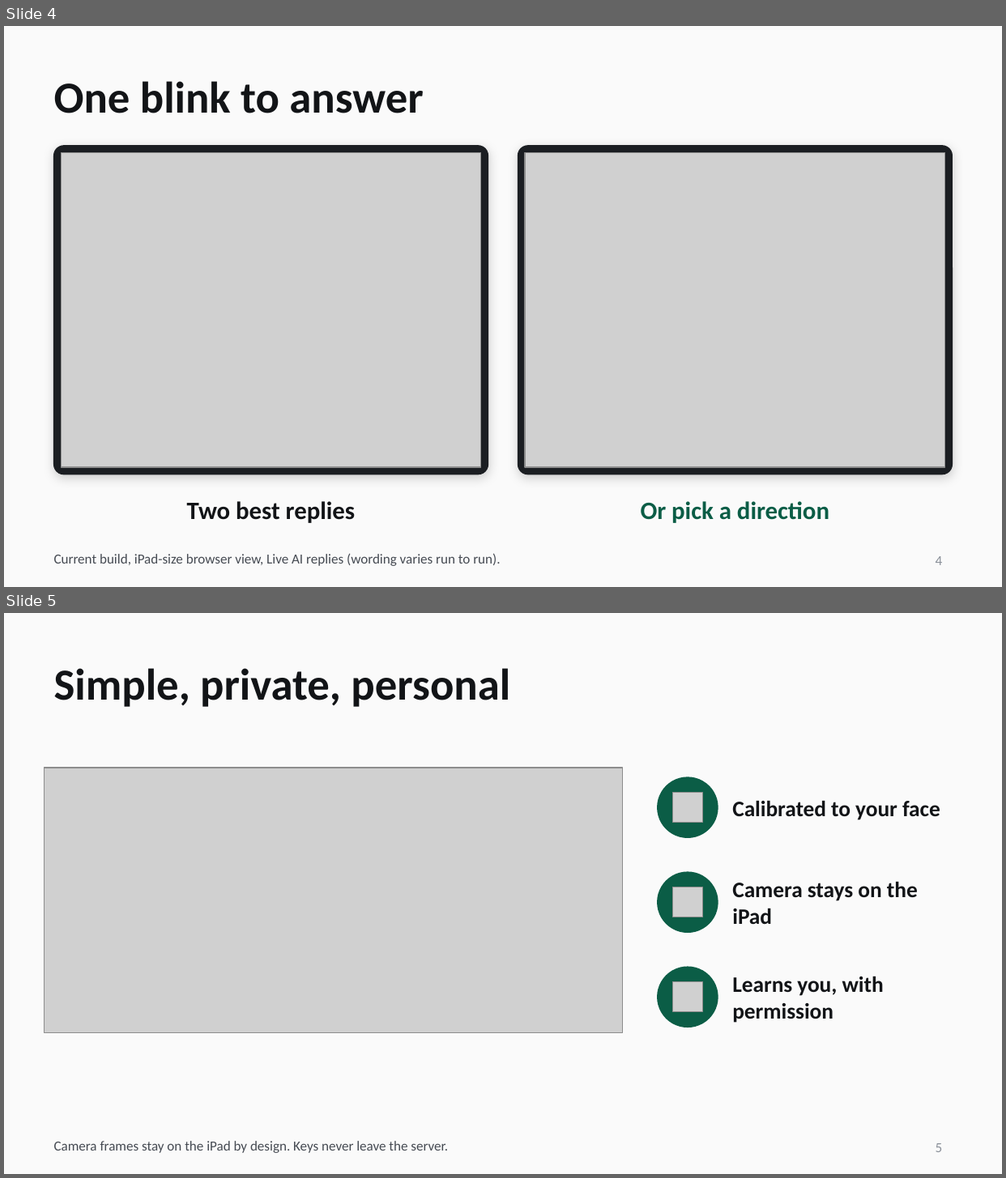
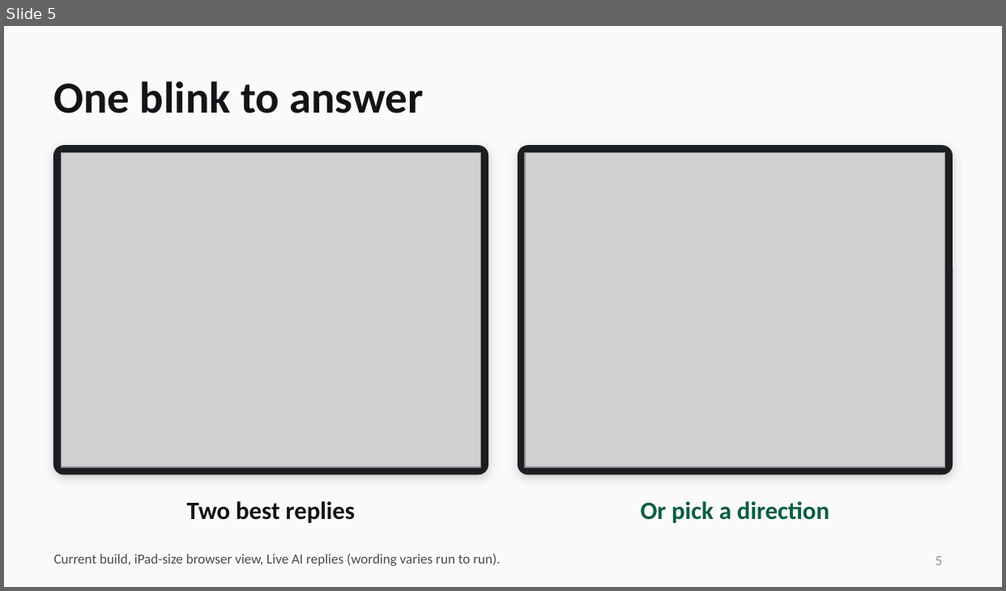
Before and after one commit to LiamHoweth/HACKATHON, a slide deck: docs/deck/final/Still_Here_6.pptx. Shown one above the other, each under a label of ours: slides 4 and 5 before the commit, slide 5 after it. The pictures are 1006x1178 and 1006x591 pixels, drawn with LibreOffice and Linux fonts; fonts in the diff are those of the drawing; grey boxes stand for pictures; background and template pictures are left out. Boxes give left, top, right and bottom in pixels: in the first picture for what was removed or moved away, otherwise in the second. Text is boxed around its words. In the diff, an @@ line names an element or a change of style, - is before the commit and + after.

```diff
--- a/docs/deck/final/Still_Here_6.pptx
+++ b/docs/deck/final/Still_Here_6.pptx
@@ slide 5 removed at (x1=4, y1=613, x2=1002, y2=1174), background #FAFAFA @@
@@ title removed at (x1=54, y1=668, x2=510, y2=707) @@
-Simple, private, personal
@@ picture removed at (x1=44, y1=768, x2=623, y2=1033) @@
@@ ellipse removed at (x1=658, y1=777, x2=718, y2=837) @@
@@ picture removed at (x1=672, y1=793, x2=702, y2=823) @@
@@ text removed at (x1=732, y1=800, x2=940, y2=820) @@
-Calibrated to your face
@@ ellipse removed at (x1=658, y1=872, x2=718, y2=932) @@
@@ picture removed at (x1=672, y1=888, x2=702, y2=918) @@
@@ text removed at (x1=732, y1=881, x2=918, y2=924) @@
-Camera stays on the iPad
@@ ellipse removed at (x1=658, y1=967, x2=718, y2=1027) @@
@@ text removed at (x1=732, y1=976, x2=884, y2=1023) @@
-Learns you, with permission
@@ picture removed at (x1=672, y1=982, x2=702, y2=1012) @@
@@ text removed at (x1=54, y1=1141, x2=448, y2=1153) @@
-Camera frames stay on the iPad by design. Keys never leave the server.
@@ page number removed at (x1=936, y1=1144, x2=943, y2=1152) @@
-5
@@ what was slide 4 is now slide 5 @@
@@ page number at (x1=936, y1=557, x2=943, y2=565): text changed @@
-4
+5
```
Also in this commit, not shown: 1 slide changed, 2 slides added, 1 other slide removed, 1 other file.
